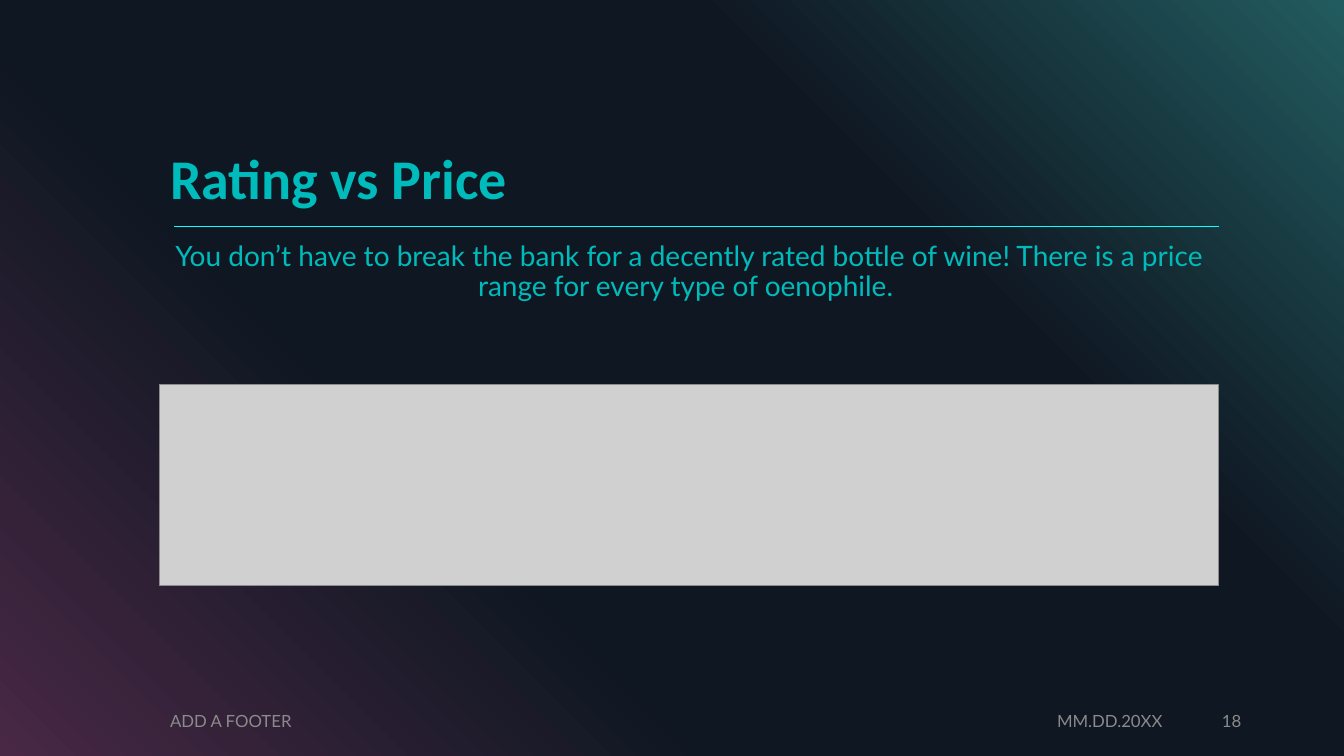
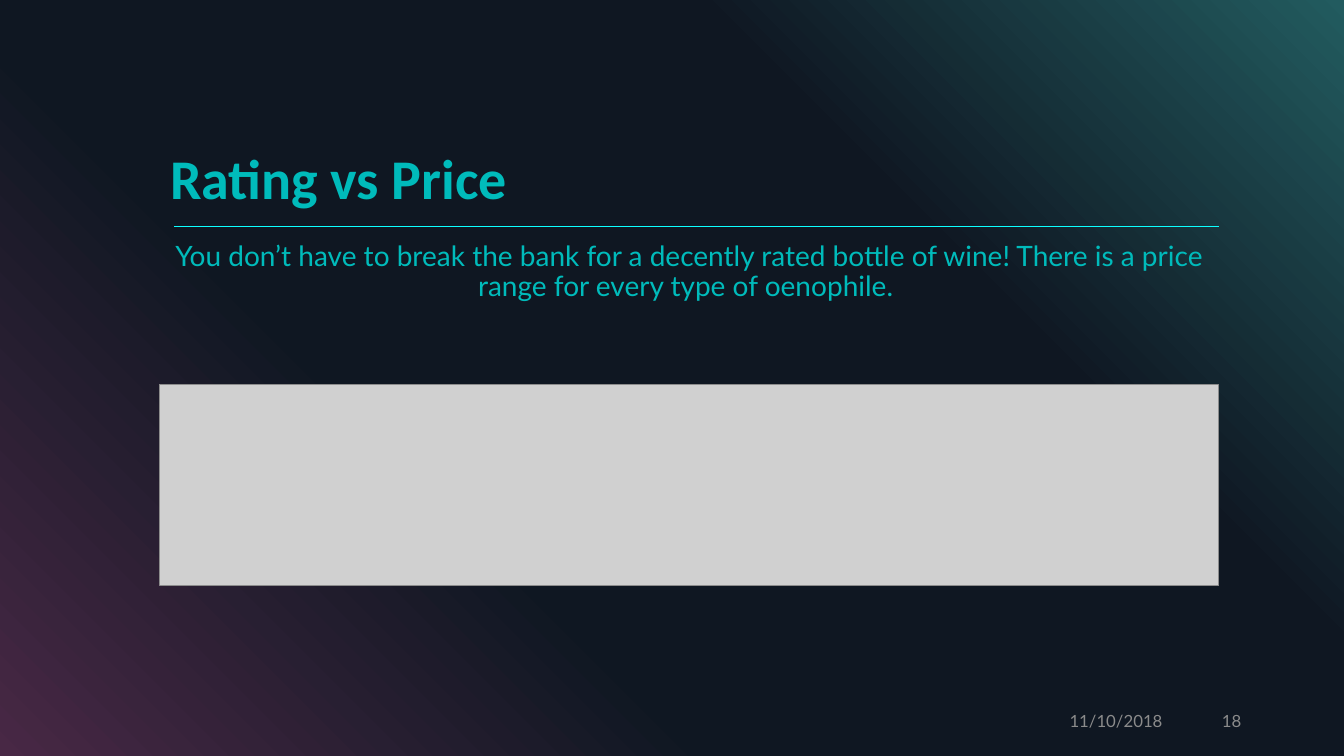
Before and after one commit to madengr00/PourTaste, a slide deck: slide 18 of Output/pourtaste_3.pptx. Drawn at 1344x756 pixels with LibreOffice and Linux fonts; fonts in the diff are those of the drawing; grey boxes stand for pictures. Boxes give left, top, right and bottom in pixels: in the first picture for what was removed or moved away, otherwise in the second. Text is boxed around its words. In the diff, an @@ line names an element or a change of style, - is before the commit and + after.

```diff
--- a/Output/pourtaste_3.pptx
+++ b/Output/pourtaste_3.pptx
@@ text removed at <box>170,715,292,727</box> @@
-ADD A FOOTER
@@ text at <box>1070,715,1163,728</box>: text changed @@
-MM.DD.20XX
+11/10/2018
```
Also in this commit, not shown: 17 other slides changed, 2 slides added, 1 slide removed, 2 other files.
